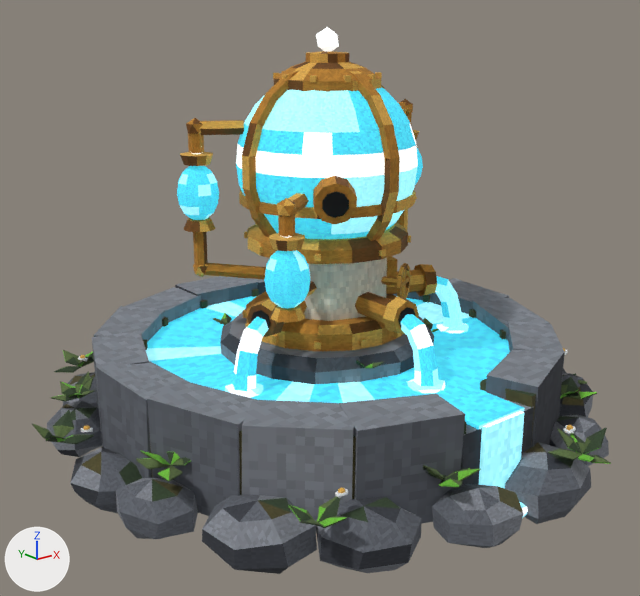
The glTF model godot/assets/scenery/fountain_rain.glb as it was, and as the next commit left it.
One viewpoint serves both versions: a camera (50 mm lens) standing at (-3.39, -4.17, 2.5) and looking at (-0.11, -0.07, 0.86). Every picture has the same lights, and +X, +Y and +Z are marked at lower left. The older version comes first. Vertices at exactly the same position are counted once.

The first picture shows 'fountain_rain'.
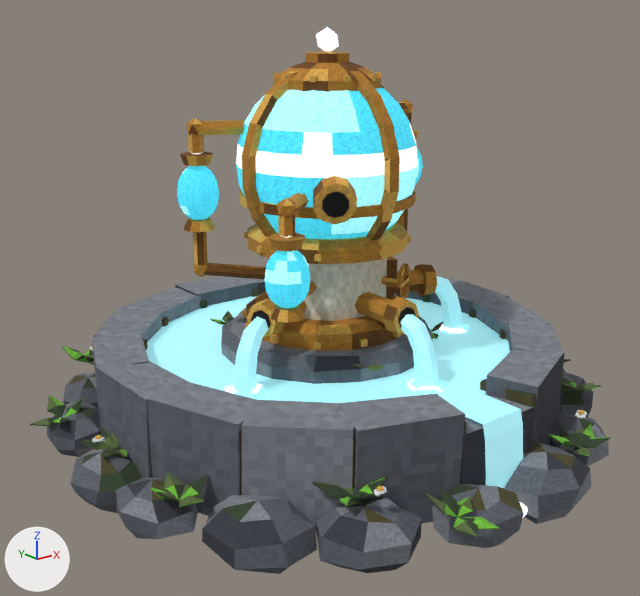
Commit message: Make the rain fountain's water flow

Boxes (x1, y1, x2, y2) around the edits, measured in the pictures (640 x 596 px):
'fountain_rain', reshaped
    before: (32, 27, 611, 574)
    after: (31, 27, 611, 574)
part 1 of me_fountain_rain, deleted
    before: (32, 317, 611, 528)
part 2 of me_fountain_rain, built on
    before: (211, 308, 524, 488)
    after: (31, 308, 611, 537)
part 3 of me_fountain_rain, reshaped
    after: (62, 346, 94, 365)
part 4 of me_fountain_rain, surface changed
    both: (47, 51, 608, 574)
part 5 of me_fountain_rain, recoloured
    both: (146, 276, 510, 403)

Diff of the bpy script that builds the scene:
```diff
--- a/godot/assets/scenery/fountain_rain.glb.py
+++ b/godot/assets/scenery/fountain_rain.glb.py
@@ mat_ps1_flow @@
+mat_ps1_flow = principled_material('PS1_Flow')
+mat_ps1_flow.base_color = (0.361, 0.776, 0.855)  # cyan #a2e4ee
+mat_ps1_flow.emission_color = (0.18, 0.388, 0.427)  # cyan #76a7af
+mat_ps1_flow.emission_strength = 1.0
@@ me_fountain_rain @@
 # used by ob_fountain_rain; location = (0.0, 0.0, 0.0)
-me_fountain_rain.from_pydata(...)  # 4294 vertices, 6522 faces; spans x -1.85..1.77, y -1.86..1.75, z -0.08..2.47
+me_fountain_rain.from_pydata(...)  # 4280 vertices, 6498 faces; spans x -1.78..1.87, y -1.86..1.78, z -0.08..2.47
+# me_fountain_rain part 1: 148 loose pieces with 854 vertices, spanning x -1.85..1.51, y -1.86..1.71, z 0.18..0.67, are deleted
+# me_fountain_rain part 2: 76 vertices moved from x -0.69..0.69, y -0.71..0.68, z 0.04..0.67 to x -0.69..0.68, y -0.69..0.69, z 0.04..0.67; 59 vertices removed from x -0.53..0.56, y -1.48..0.57, z 0.08..0.66; 656 vertices added at x -1.72..1.62, y -1.86..0.83, z 0.06..0.66
+# me_fountain_rain part 3: 1 vertex moved within x 1.42, y 0.78, z 0.35; 30 vertices removed from x 1.38..1.45, y 0.75..0.82, z 0.35..0.39; 273 vertices added at x -1.15..1.55, y 0.73..1.78, z 0.2..0.42
+# me_fountain_rain part 4: 2039 kept faces spanning x -1.78..1.77, y -1.79..1.75, z -0.08..2.33 get new texture (UV) coordinates
+# me_fountain_rain part 5: 218 faces spanning x -1.2..1.2, y -1.2..1.2, z 0.5..0.91 switch from mat_ps1_glow to mat_ps1_flow (cyan #a2e4ee, glowing cyan #76a7af)
+# other edits to the shape of me_fountain_rain do not show in these pictures
 me_fountain_rain.materials.append(mat_ps1_palette)
```
